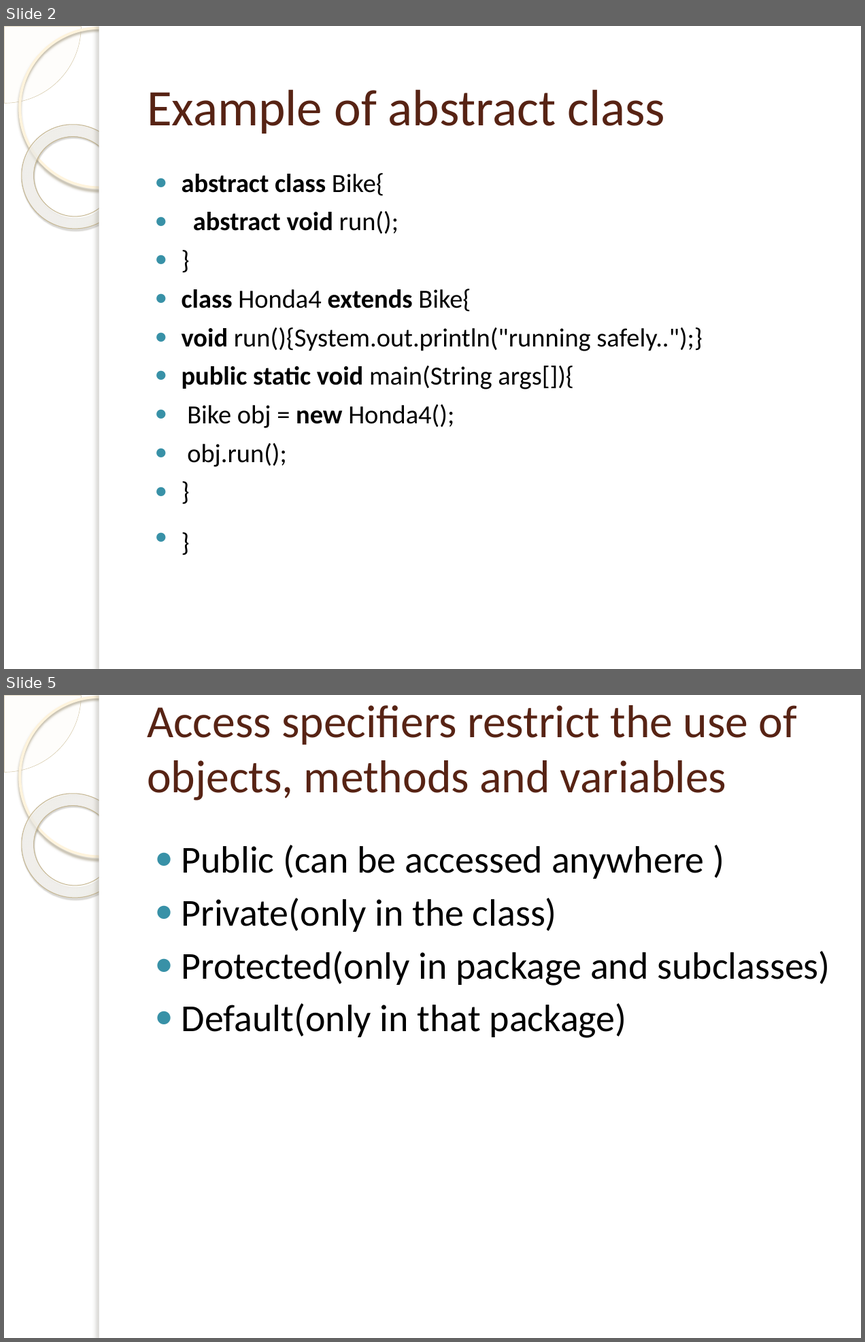
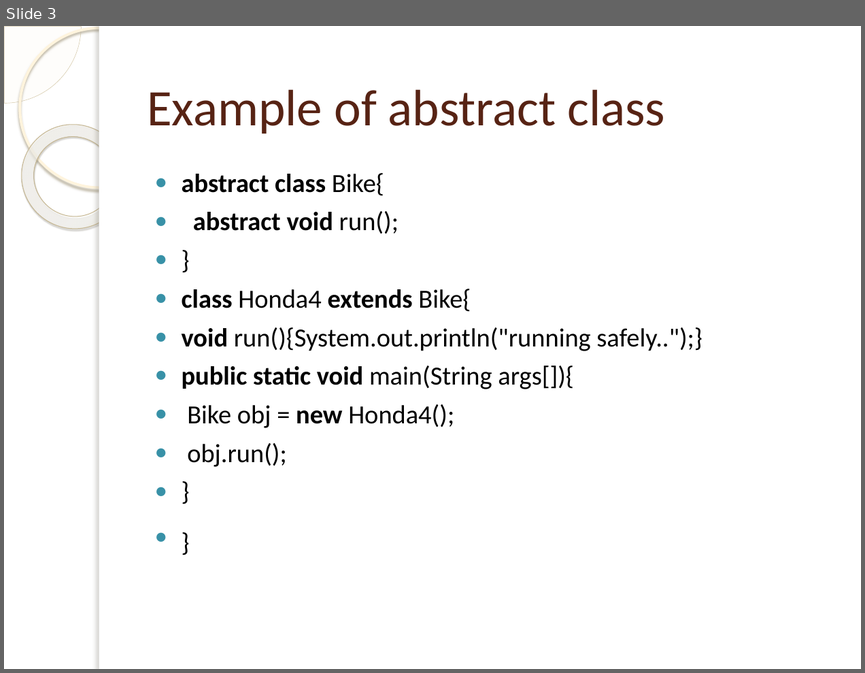
Before and after one commit to raghuvarmam/java-programs, a slide deck: Abstract classes.pptx. Shown one above the other, each under a label of ours: slides 2 and 5 before the commit, slide 3 after it; the slides between them are not shown. The pictures are 865x1342 and 865x673 pixels, drawn with LibreOffice and Linux fonts; fonts in the diff are those of the drawing; background and template pictures are left out. Boxes give left, top, right and bottom in pixels: in the first picture for what was removed or moved away, otherwise in the second. Text is boxed around its words. In the diff, an @@ line names an element or a change of style, - is before the commit and + after.

```diff
--- a/Abstract classes.pptx
+++ b/Abstract classes.pptx
@@ slide 5 removed at bbox=[4, 695, 861, 1338], background picture (left out); not listed: 5 template elements that a slide beside it also shows @@
@@ title removed at bbox=[147, 705, 797, 800] @@
-Access specifiers restrict the use of objects, methods and variables
@@ text removed at bbox=[181, 845, 830, 1038] @@
-● Public (can be accessed anywhere )
-● Private(only in the class)
-● Protected(only in package and subclasses)
-● Default(only in that package)
@@ what was slide 2 is now slide 3 @@
```
Also in this commit, not shown: 4 slides added, 4 other slides removed.
